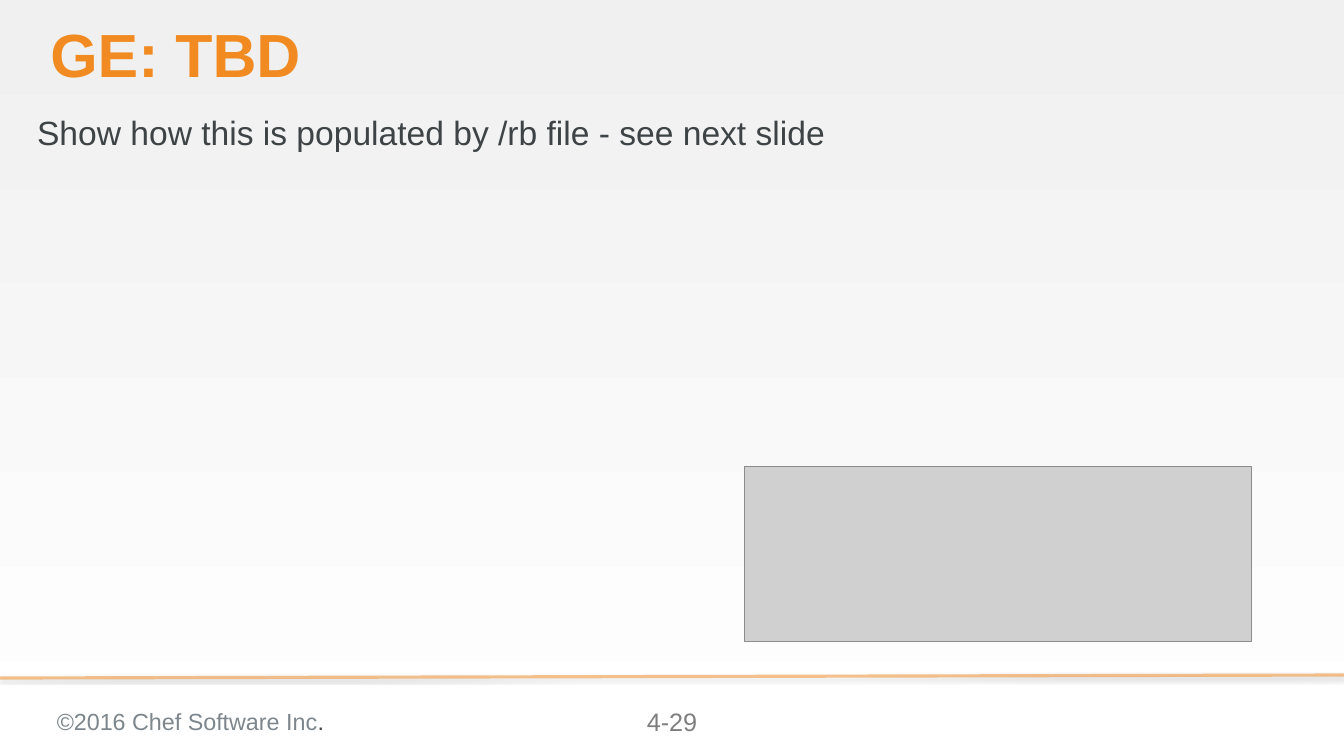
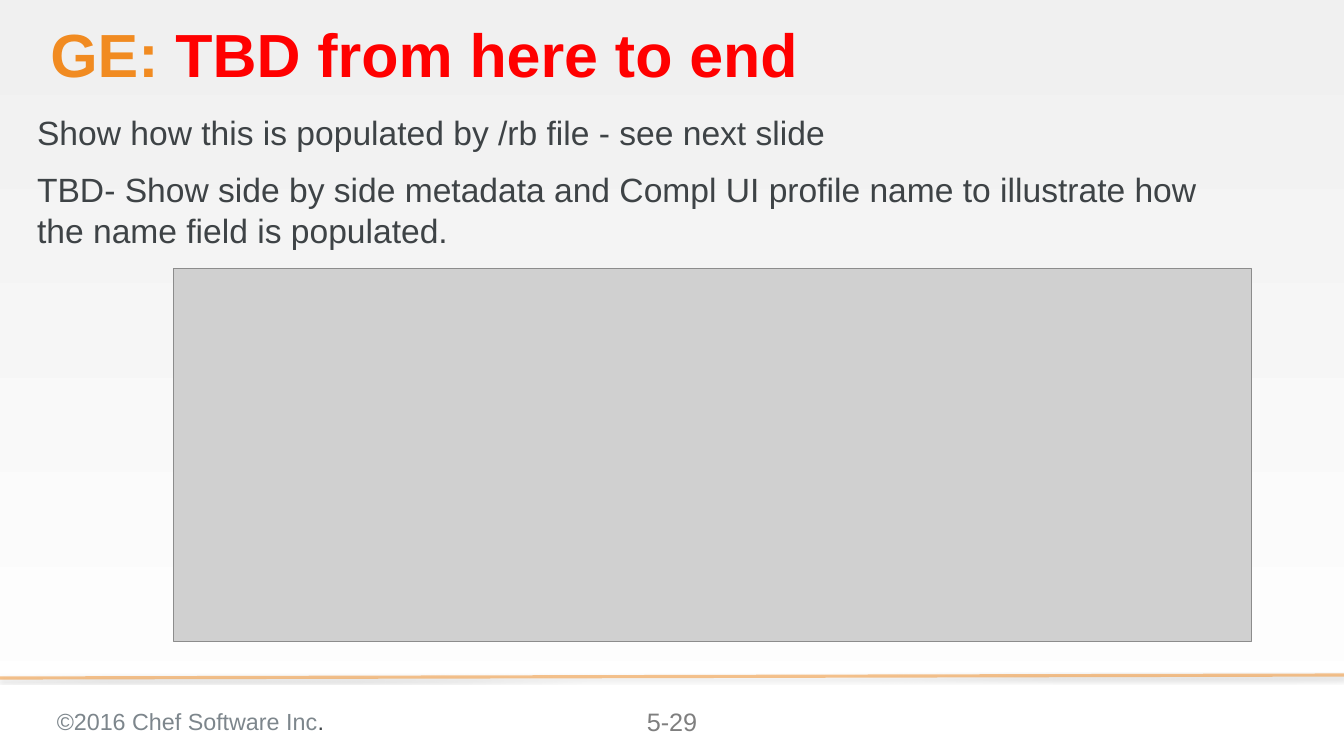
Before and after one commit to bchamby/chef-compliance-installation-configuration-operation, a slide deck: slide 29 of 05-creating-custom-profiles.pptx. Drawn at 1344x756 pixels with LibreOffice and Linux fonts; fonts in the diff are those of the drawing; grey boxes stand for pictures; background and template pictures are left out. Boxes give left, top, right and bottom in pixels: in the first picture for what was removed or moved away, otherwise in the second. Text is boxed around its words. In the diff, an @@ line names an element or a change of style, - is before the commit and + after.

Commit message:
added red text to point out where under construction starts

```diff
--- a/05-creating-custom-profiles.pptx
+++ b/05-creating-custom-profiles.pptx
@@ title at (50, 33, 797, 78): text changed; text colour #F18B21 to #FF0000 @@
-GE: TBD
+GE: TBD from here to end
@@ text at (37, 177, 1197, 250): paragraph added @@
+TBD- Show side by side metadata and Compl UI profile name to illustrate how the name field is populated.
@@ picture: place and size @@
-picture at (745, 466, 1251, 642)
+picture at (174, 268, 1252, 642)
@@ page number at (647, 713, 697, 731): text changed @@
-4-29
+5-29
```
